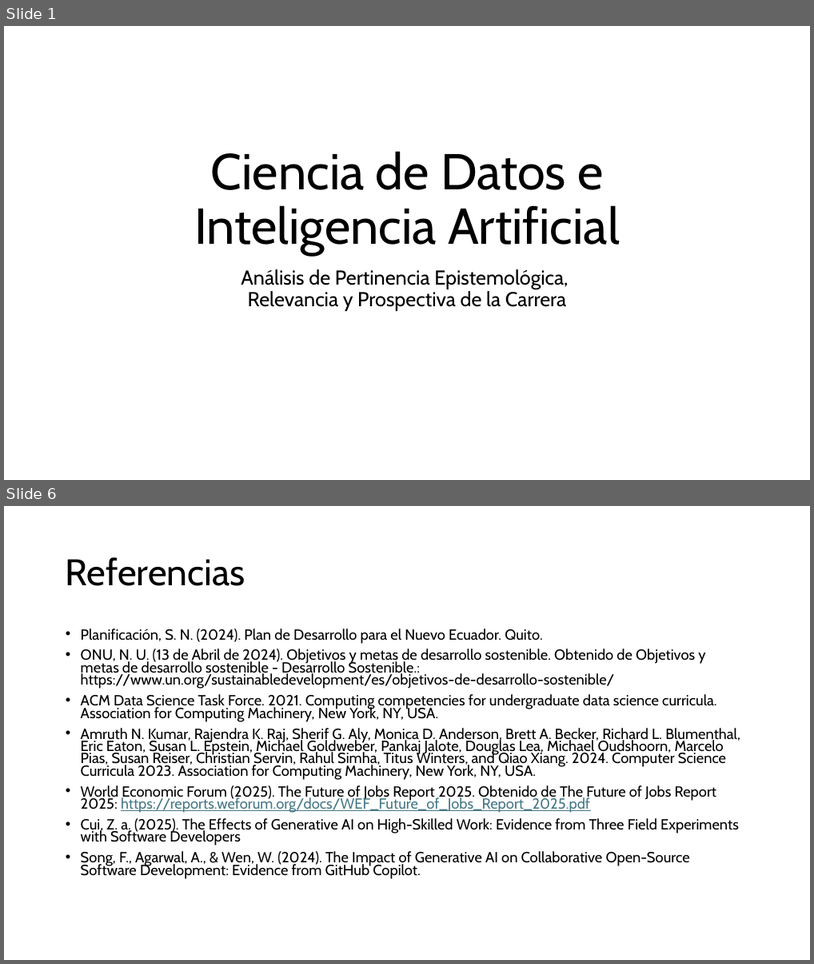
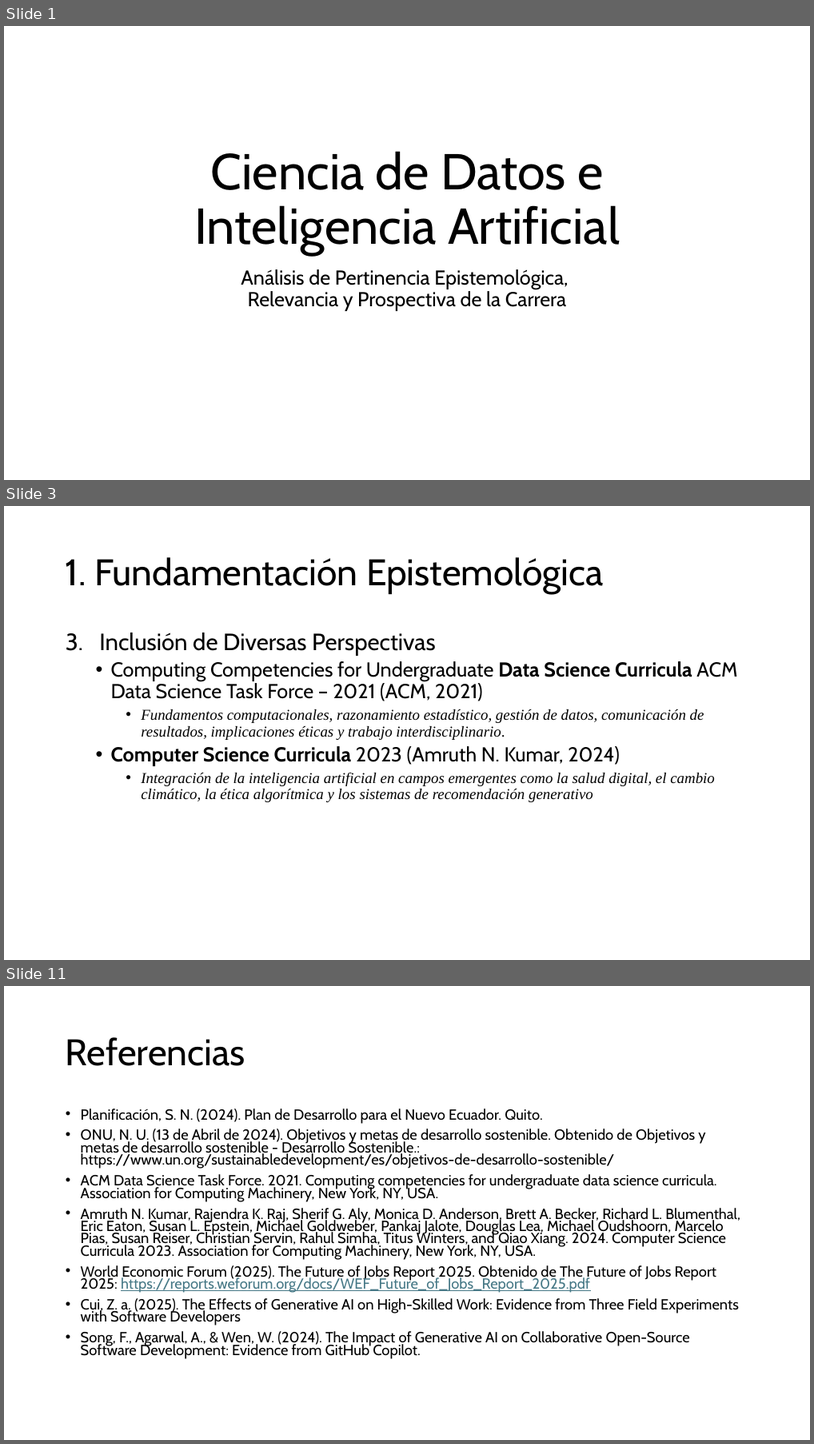
Before and after one commit to aavendan/cdia, a slide deck: 03 Presentación.pptx. Shown one above the other, each under a label of ours: slides 1 and 6 before the commit, slides 1, 3 and 11 after it; the slides between them are not shown. The pictures are 814x964 and 814x1444 pixels, drawn with LibreOffice and Linux fonts; fonts in the diff are those of the drawing. Boxes give left, top, right and bottom in pixels: in the first picture for what was removed or moved away, otherwise in the second. Text is boxed around its words. In the diff, an @@ line names an element or a change of style, - is before the commit and + after.

```diff
--- a/03 Presentación.pptx
+++ b/03 Presentación.pptx
@@ slide 3 added at box(4, 506, 810, 960), background #FFFFFF @@
@@ title added at box(66, 557, 604, 594), 44 pt, text #000000 @@
+1. Fundamentación Epistemológica
@@ text added at box(99, 632, 738, 802), 18 pt, text #000000, italic @@
+3. Inclusión de Diversas Perspectivas
+  • Computing Competencies for Undergraduate Data Science Curricula ACM Data Science Task Force – 2021 (ACM, 2021)
+    • Fundamentos computacionales, razonamiento estadístico, gestión de datos, comunicación de resultados, implicaciones éticas y trabajo interdisciplinario.
+  • Computer Science Curricula 2023 (Amruth N. Kumar, 2024)
+    • Integración de la inteligencia artificial en campos emergentes como la salud digital, el cambio climático, la ética algorítmica y los sistemas de recomendación generativo
@@ what was slide 6 is now slide 11 @@
```
Also in this commit, not shown: 3 slides changed, 5 other slides added, 1 slide removed.
